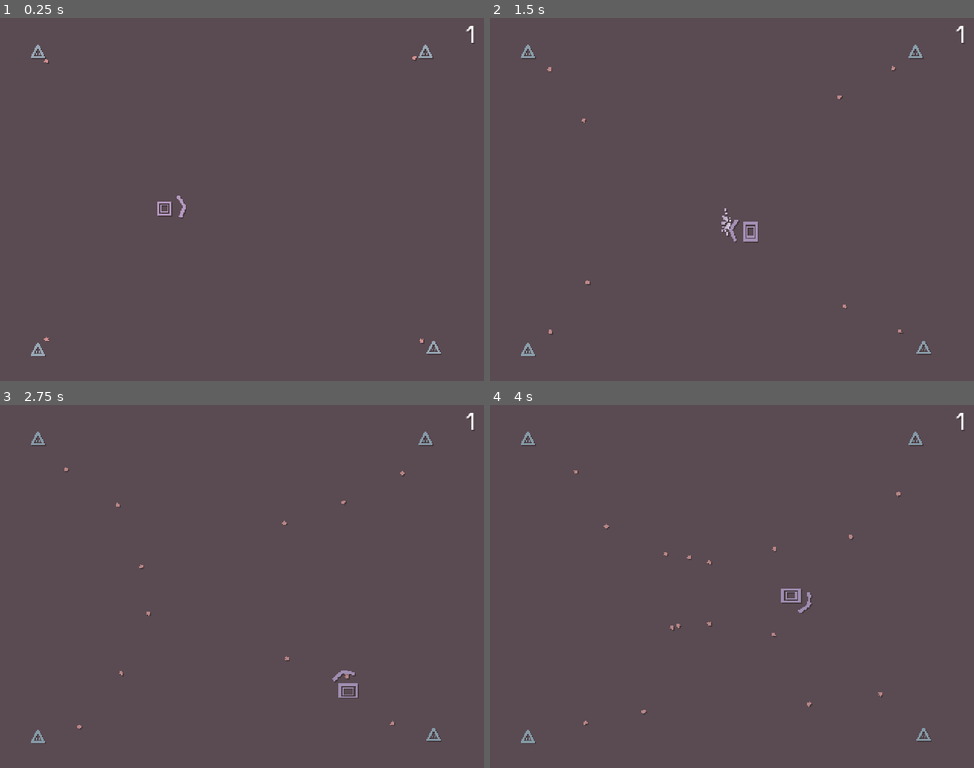
Above: before the commit, frames 1-4 (two rows, left to right).
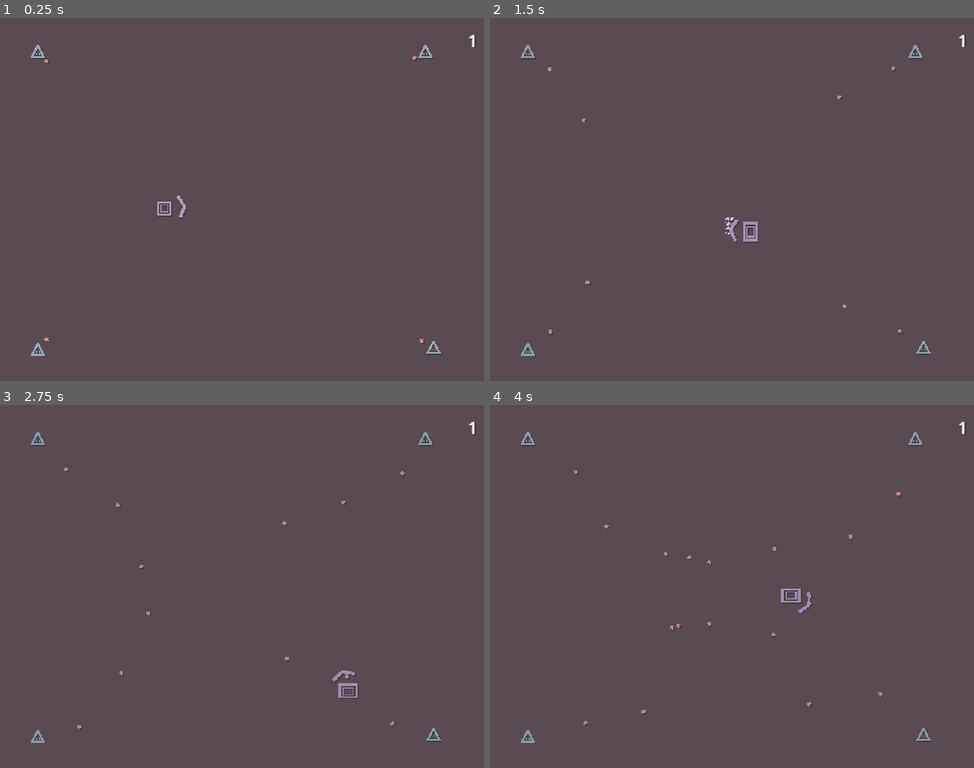
Above: after the commit, the same moments.

Repository: skibbl-dev/bisk-it-for-the-Ruscuit
Game: Godot game, scene res://scenes/game.tscn
The game is run twice, just before and just after one commit, with the same random seed, the same clock (stepped at 60 frames per second) and the same inputs. This scene is started directly instead of the project's main scene. Sound files missing from this copy of the repository are replaced by a short silence.
Inputs (mouse positions are in pixels of both pictures, inside the frame that each line leads up to):
- Up to frame 1 (0.25 s): no input
- Up to frame 2 (1.5 s): move the mouse to (838, 181) at 0.52 s; hold D (right) 0.53-1.28 s; right-click (838, 181) at 0.6 s; move the mouse to (635, 217) at 1.27 s; hold S (down) from 1.28 s (still down); click (635, 217) at 1.35 s
- Up to frame 3 (2.75 s): move the mouse to (290, 506) at 2.02 s; release S (down) at 2.03 s; hold D (right) from 2.03 s (still down); right-click (290, 506) at 2.1 s
- Up to frame 4 (4 s): move the mouse to (707, 659) at 2.77 s; release D (right) at 2.78 s; hold W (up) 2.78-3.53 s; click (707, 659) at 2.85 s; move the mouse to (877, 640) at 3.52 s; hold A (left) from 3.53 s (still down); right-click (877, 640) at 3.6 s

The runs differ from the first frame. In frame 1, less than 0.1% of the frame differs, in the area x 96-99%, y 2-9%; in frame 2, 0.1%, in the area x 47-99%, y 2-61%; in frame 3, less than 0.1%; in frame 4, less than 0.1%.

Commit message:
recommit?? idk

Diff:
--- a/objects/Player.tscn
+++ b/objects/Player.tscn
@@ -13,22 +13,10 @@
 tracks/0/type = "value"
 tracks/0/imported = false
 tracks/0/enabled = true
-tracks/0/path = NodePath("Particles:emitting")
+tracks/0/path = NodePath("Area2D/CollisionPolygon2D:disabled")
 tracks/0/interp = 1
 tracks/0/loop_wrap = true
 tracks/0/keys = {
-"times": PackedFloat32Array(0),
-"transitions": PackedFloat32Array(1),
-"update": 1,
-"values": [false]
-}
-tracks/1/type = "value"
-tracks/1/imported = false
-tracks/1/enabled = true
-tracks/1/path = NodePath("Area2D/CollisionPolygon2D:disabled")
-tracks/1/interp = 1
-tracks/1/loop_wrap = true
-tracks/1/keys = {
 "times": PackedFloat32Array(0),
 "transitions": PackedFloat32Array(1),
 "update": 1,
@@ -38,29 +26,66 @@
 [sub_resource type="Animation" id="Animation_f6j3j"]
 resource_name = "attack"
 length = 0.17
+step = 0.01
 tracks/0/type = "value"
 tracks/0/imported = false
 tracks/0/enabled = true
-tracks/0/path = NodePath("Particles:emitting")
+tracks/0/path = NodePath("Area2D/CollisionPolygon2D:disabled")
 tracks/0/interp = 1
 tracks/0/loop_wrap = true
 tracks/0/keys = {
+"times": PackedFloat32Array(0, 0.17),
+"transitions": PackedFloat32Array(1, 1),
+"update": 1,
+"values": [false, true]
+}
+tracks/1/type = "value"
+tracks/1/imported = false
+tracks/1/enabled = true
+tracks/1/path = NodePath("SlashParticles:emitting")
+tracks/1/interp = 1
+tracks/1/loop_wrap = true
+tracks/1/keys = {
 "times": PackedFloat32Array(0),
 "transitions": PackedFloat32Array(1),
 "update": 1,
 "values": [true]
 }
-tracks/1/type = "value"
-tracks/1/imported = false
-tracks/1/enabled = true
-tracks/1/path = NodePath("Area2D/CollisionPolygon2D:disabled")
-tracks/1/interp = 1
-tracks/1/loop_wrap = true
-tracks/1/keys = {
-"times": PackedFloat32Array(0, 0.17),
-"transitions": PackedFloat32Array(1, 1),
+tracks/2/type = "value"
+tracks/2/imported = false
+tracks/2/enabled = true
+tracks/2/path = NodePath("SlashParticles2:emitting")
+tracks/2/interp = 1
+tracks/2/loop_wrap = true
+tracks/2/keys = {
+"times": PackedFloat32Array(0.03),
+"transitions": PackedFloat32Array(1),
 "update": 1,
-"values": [false, true]
+"values": [true]
+}
+tracks/3/type = "value"
+tracks/3/imported = false
+tracks/3/enabled = true
+tracks/3/path = NodePath("SlashParticles3:emitting")
+tracks/3/interp = 1
+tracks/3/loop_wrap = true
+tracks/3/keys = {
+"times": PackedFloat32Array(0.04),
+"transitions": PackedFloat32Array(1),
+"update": 1,
+"values": [true]
+}
+tracks/4/type = "value"
+tracks/4/imported = false
+tracks/4/enabled = true
+tracks/4/path = NodePath("SlashParticles4:emitting")
+tracks/4/interp = 1
+tracks/4/loop_wrap = true
+tracks/4/keys = {
+"times": PackedFloat32Array(0.08),
+"transitions": PackedFloat32Array(1),
+"update": 1,
+"values": [true]
 }
 
 [sub_resource type="AnimationLibrary" id="AnimationLibrary_seukq"]
@@ -76,17 +101,11 @@
 [sub_resource type="GradientTexture1D" id="GradientTexture1D_f6j3j"]
 gradient = SubResource("Gradient_6vqvp")
 
-[sub_resource type="ParticleProcessMaterial" id="ParticleProcessMaterial_6vqvp"]
+[sub_resource type="ParticleProcessMaterial" id="ParticleProcessMaterial_f6j3j"]
 particle_flag_disable_z = true
-emission_shape_scale = Vector3(0, 10, 1)
-emission_shape = 3
-emission_box_extents = Vector3(1, 1, 1)
-spread = 25.0
-initial_velocity_min = 68.43
-initial_velocity_max = 86.52
+radial_velocity_min = 32.43
+radial_velocity_max = 50.81
 gravity = Vector3(0, 0, 0)
-scale_min = 1.5
-scale_max = 2.0
 color_ramp = SubResource("GradientTexture1D_f6j3j")
 
 [node name="Player" type="CharacterBody2D" groups=["player"]]
@@ -112,15 +131,6 @@
 &"": SubResource("AnimationLibrary_seukq")
 }
 
-[node name="Particles" type="GPUParticles2D" parent="WeaponPivot"]
-position = Vector2(18, 0)
-emitting = false
-amount = 40
-lifetime = 0.17
-one_shot = true
-explosiveness = 0.4
-process_material = SubResource("ParticleProcessMaterial_6vqvp")
-
 [node name="Weapon" type="Sprite2D" parent="WeaponPivot"]
 position = Vector2(16, 0)
 scale = Vector2(0.5, 0.5)
@@ -132,8 +142,44 @@
 monitoring = false
 
 [node name="CollisionPolygon2D" type="CollisionPolygon2D" parent="WeaponPivot/Area2D"]
-polygon = PackedVector2Array(12, -11, 18, 0, 12, 11, 36, 13, 41, 0, 36, -13)
+polygon = PackedVector2Array(12, -11, 18, 0, 12, 11, 30, 13, 35, 0, 30, -13)
 disabled = true
+
+[node name="SlashParticles" type="GPUParticles2D" parent="WeaponPivot"]
+position = Vector2(20, -9)
+emitting = false
+amount = 40
+lifetime = 0.13
+one_shot = true
+explosiveness = 0.4
+process_material = SubResource("ParticleProcessMaterial_f6j3j")
+
+[node name="SlashParticles2" type="GPUParticles2D" parent="WeaponPivot"]
+position = Vector2(23, -4)
+emitting = false
+amount = 40
+lifetime = 0.13
+one_shot = true
+explosiveness = 0.4
+process_material = SubResource("ParticleProcessMaterial_f6j3j")
+
+[node name="SlashParticles3" type="GPUParticles2D" parent="WeaponPivot"]
+position = Vector2(23, 4)
+emitting = false
+amount = 40
+lifetime = 0.13
+one_shot = true
+explosiveness = 0.4
+process_material = SubResource("ParticleProcessMaterial_f6j3j")
+
+[node name="SlashParticles4" type="GPUParticles2D" parent="WeaponPivot"]
+position = Vector2(20, 9)
+emitting = false
+amount = 40
+lifetime = 0.13
+one_shot = true
+explosiveness = 0.4
+process_material = SubResource("ParticleProcessMaterial_f6j3j")
 
 [node name="hurtbox" type="Area2D" parent="."]
 collision_layer = 0
--- a/scenes/game.tscn
+++ b/scenes/game.tscn
@@ -6,8 +6,8 @@
 [ext_resource type="Script" uid="uid://cee2638n8ojsx" path="res://addons/conductor/conducted_animation_player.gd" id="2_p57ef"]
 [ext_resource type="Script" uid="uid://dx4i7rpif133h" path="res://scripts/enemy_spawner.gd" id="5_iywne"]
 [ext_resource type="PackedScene" uid="uid://nw5sp76j1edc" path="res://objects/waves/wave_0_0.tscn" id="6_gee14"]
-[ext_resource type="FontFile" uid="uid://foiic8me60qg" path="res://addons/Orbitron-VariableFont_wght.ttf" id="6_p57ef"]
 [ext_resource type="PackedScene" uid="uid://2yki4b8tm6sm" path="res://objects/waves/wave_0_1.tscn" id="7_0tnpc"]
+[ext_resource type="FontFile" path="res://assets/fonts/PeaberryBase.ttf" id="8_gee14"]
 
 [sub_resource type="Animation" id="Animation_gee14"]
 length = 0.001
@@ -118,10 +118,11 @@
 enemy_waves = Array[Array]([[ExtResource("6_gee14")], [ExtResource("7_0tnpc")]])
 
 [node name="WaveLabel" type="Label" parent="EnemySpawner"]
-offset_left = 354.0
-offset_right = 471.0
-offset_bottom = 31.0
-theme_override_fonts/font = ExtResource("6_p57ef")
-theme_override_font_sizes/font_size = 24
+offset_left = 357.0
+offset_top = 11.0
+offset_right = 474.0
+offset_bottom = 42.0
+theme_override_fonts/font = ExtResource("8_gee14")
+theme_override_font_sizes/font_size = 16
 text = "5"
 horizontal_alignment = 2
--- a/scripts/enemy_spawner.gd
+++ b/scripts/enemy_spawner.gd
@@ -7,10 +7,14 @@
 @onready var wave_label: Label = $WaveLabel
 
 func spawn_next_wave():
+	if(!enemy_waves.size()>wave):
+		return # IF TEHRE ARE NO MORE WAVES, JUST GIVE UP>
+
 	for child in Game.INSTANCE.bullet_container.get_children():
 		child.queue_free()
 	var new_wave = enemy_waves[wave].pick_random().instantiate()
-	add_child(new_wave)
+	call_deferred("add_child", new_wave)
+	#add_child(new_wave)
 	current_wave = new_wave
 	wave += 1
 	wave_label.text = str(wave)
--- a/scripts/title.gd
+++ b/scripts/title.gd
@@ -41,7 +41,10 @@
 		explosion_sound.play()
 		explosion_sound.volume_db += 10
 	else:
-		get_tree().change_scene_to_file("res://scenes/game.tscn")
+		#get_tree().change_scene_to_file("res://scenes/game.tscn")
+		get_tree().call_deferred("change_scene_to_file", "res://scenes/game.tscn")
+		# I hope this should work, i was mostly just trying to fix the error/warning in the console
+		# I think what should happen is it will wait for the scene to be "ready" before changing scenes? idrk
 
 func shake():
 	var tween = create_tween()
